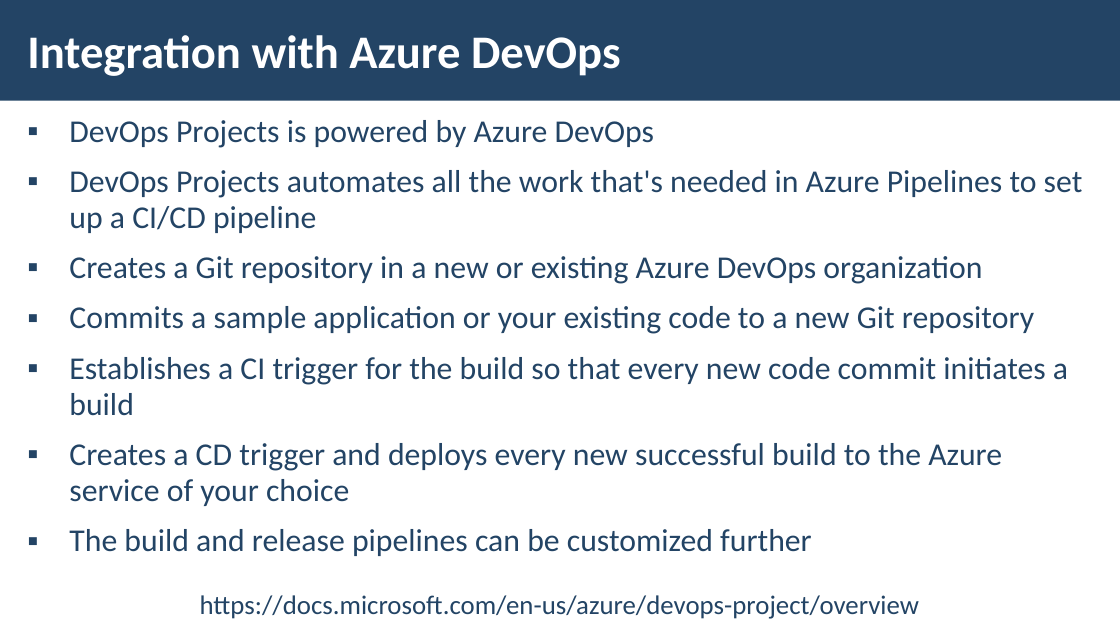
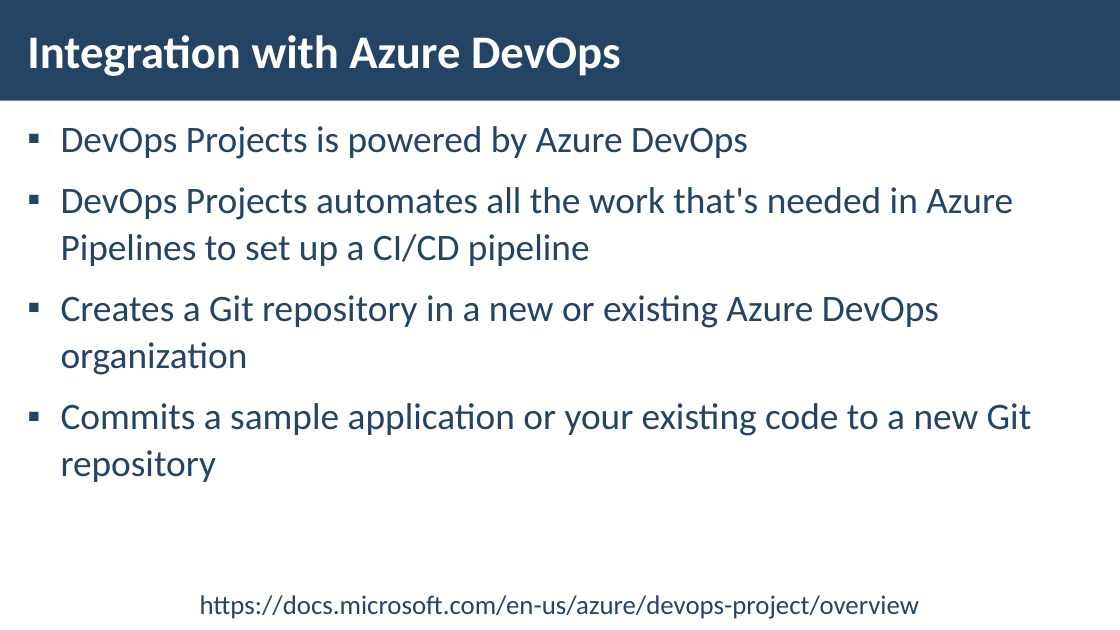
Before and after one commit to pirocorp/Azure, a slide deck: slide 52 of 05. AZURE AND DEVOPS/M5-Slides-Azure-and-DevOps.pptx (slide 48 before the commit). Drawn at 1120x630 pixels with LibreOffice and Linux fonts; fonts in the diff are those of the drawing; background and template pictures are left out. Boxes give left, top, right and bottom in pixels: in the first picture for what was removed or moved away, otherwise in the second. Text is boxed around its words. In the diff, an @@ line names an element or a change of style, - is before the commit and + after.

```diff
--- a/05. AZURE AND DEVOPS/M5-Slides-Azure-and-DevOps.pptx
+++ b/05. AZURE AND DEVOPS/M5-Slides-Azure-and-DevOps.pptx
@@ text "DevOps Projects is powered by ..." at [61,126,1032,482]: size 27.2 to 32 pt; indent changed; line spacing 0.95 to 1.05 @@
@@ text at [69,357,1068,556]: paragraphs removed @@
-▪ Establishes a CI trigger for the build so that every new code commit initiates a build
-▪ Creates a CD trigger and deploys every new successful build to the Azure service of your choice
-▪ The build and release pipelines can be customized further
```
Also in this commit, not shown: 41 other slides changed, 6 slides added, 1 slide removed, 2 other files.
